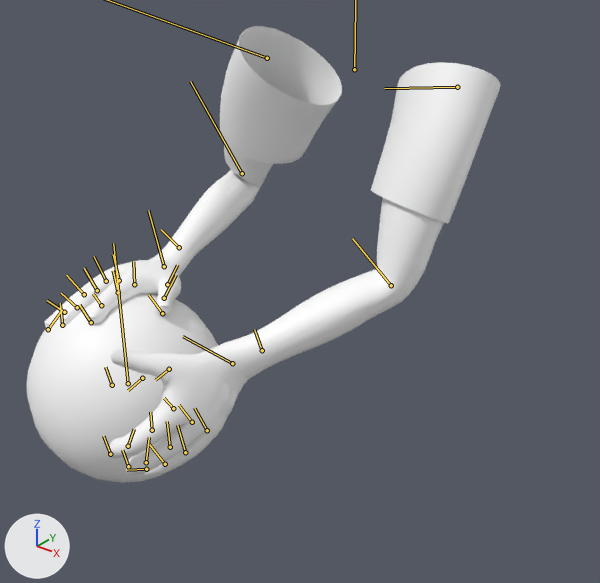
An edit to the FBX model Assets/Characters/Hobbit/Hobbit.fbx, drawn before and after from the same camera.
Both versions are drawn from a 50 mm camera at (0.557, -0.798, 0.997) aimed at (0.014, -0.119, 0.576). Arrows for +X, +Y and +Z are at lower left; the lights stay in place. Both versions are drawn at frame 130 of the action 'dribble_anim'; the numbers are the values there. The bones that bend it are drawn over the model as lines.

The first picture shows 'arms', 'basketball'.
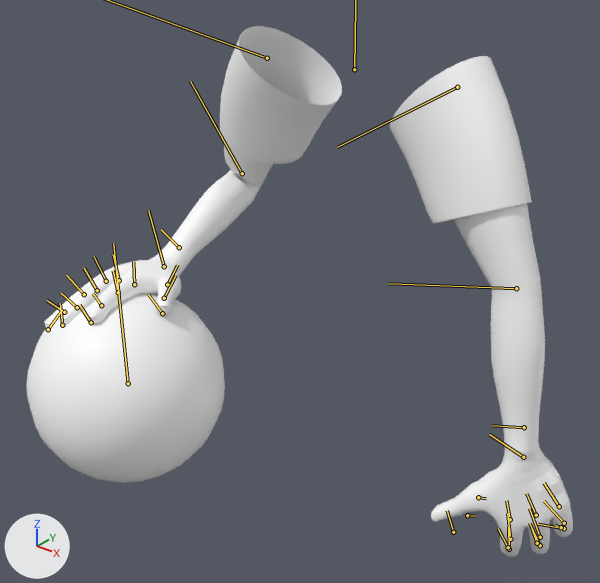
Pixel boxes [x1, y1, x2, y2] of what changed, in the pictures (600 x 583 px):
'arms', posed (16% wider, 18% taller): before [44, 26, 501, 477]; after [44, 26, 573, 557]
bone 'H_R_BIND_Arm_JNT', root to tip: before (457, 87) to (384, 88); after (457, 87) to (337, 147)
bone 'H_R_BIND_Elbow_JNT', root to tip: before (391, 285) to (352, 238); after (516, 288) to (388, 283)
bone 'H_R_Hand_JNT', root to tip: before (232, 363) to (183, 336); after (523, 457) to (489, 434)
bone 'H_R_Middle02_JNT', root to tip: before (146, 462) to (149, 437); after (540, 545) to (529, 523)
bone 'H_R_Index00_JNT', root to tip: before (173, 408) to (164, 398); after (510, 519) to (506, 500)
bone 'H_R_Index02_JNT', root to tip: before (128, 446) to (134, 429); after (509, 549) to (508, 527)

The edits, one by one:
Bone 'H_R_BIND_Arm_JNT' (bone_h_r_bind_arm_jnt) turns from (-37, 26, -61) to (-9, 8, -29) degrees about its own x, y and z.
Bone 'H_R_BIND_Elbow_JNT' (bone_h_r_bind_elbow_jnt) turns from (-1, 48, -7) to (16, 4, -12) degrees about its own x, y and z.
Bone 'H_R_Hand_JNT' (bone_h_r_hand_jnt) turns from (18, -14, 27) to (-50, 4, 29) degrees about its own x, y and z.
Bone 'H_R_Middle02_JNT' (bone_h_r_middle02_jnt) turns from (0, -1, -8) to (0, -2, -11) degrees about its own x, y and z.
Bone 'H_R_Index00_JNT' (bone_h_r_index00_jnt) turns from (1, 0, -11) to (1, 0, -15) degrees about its own x, y and z.
Bone 'H_R_Index02_JNT' (bone_h_r_index02_jnt) turns from (-1, 0, -21) to (-1, 0, -27) degrees about its own x, y and z.
